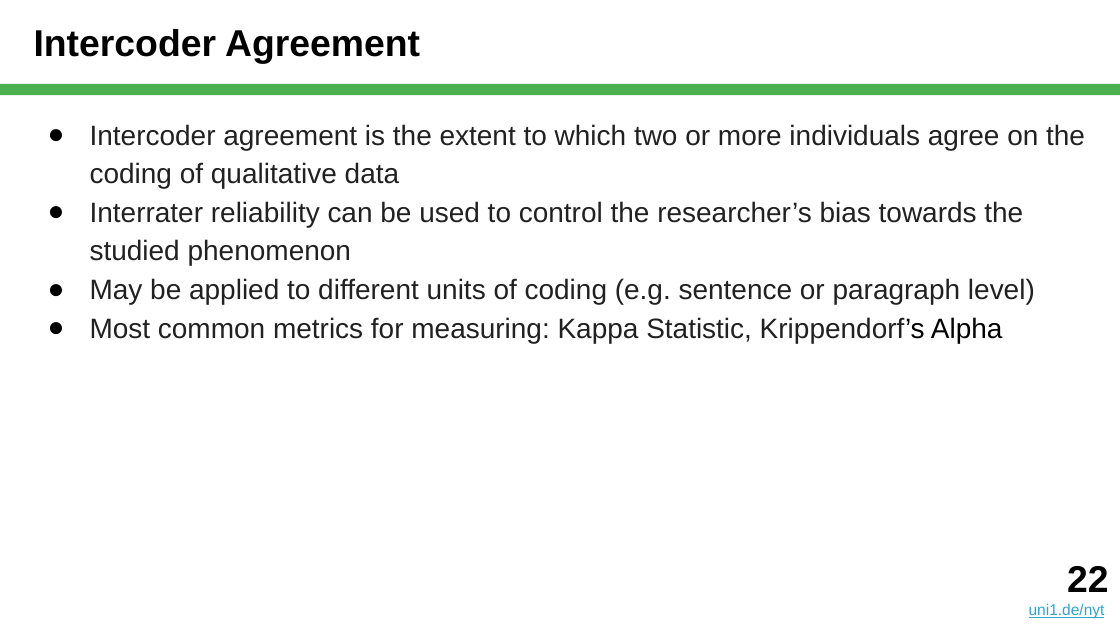
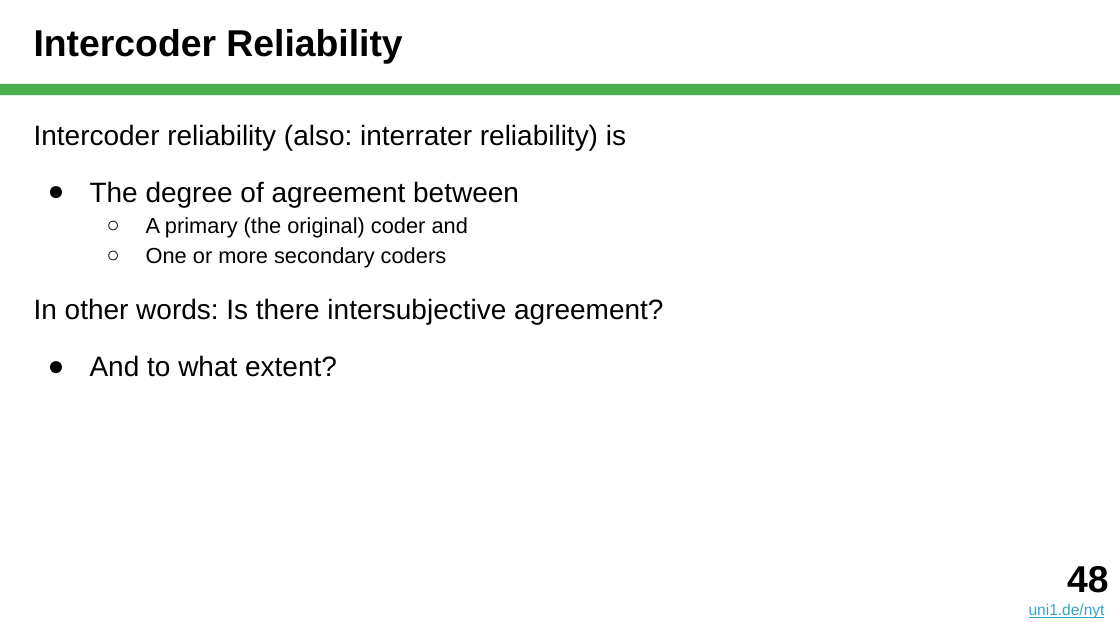
Before and after one commit to dirkriehle/nyt-course, a slide deck: slide 48 of Lecture slides/NYT B03 - Qualitative Data Analysis.pptx (slide 22 before the commit). Drawn at 1120x630 pixels with LibreOffice and Linux fonts; fonts in the diff are those of the drawing. Boxes give left, top, right and bottom in pixels: in the first picture for what was removed or moved away, otherwise in the second. Text is boxed around its words. In the diff, an @@ line names an element or a change of style, - is before the commit and + after.

```diff
--- a/Lecture slides/NYT B03 - Qualitative Data Analysis.pptx
+++ b/Lecture slides/NYT B03 - Qualitative Data Analysis.pptx
@@ title at (34,29,402,64): text changed @@
-Intercoder Agreement
+Intercoder Reliability
@@ text at (34,124,663,377): text changed; text colour #212121 to #000000 @@
-● Intercoder agreement is the extent to which two or more individuals agree on the coding of qualitative data
-● Interrater reliability can be used to control the researcher’s bias towards the studied phenomenon
-● May be applied to different units of coding (e.g. sentence or paragraph level)
-● Most common metrics for measuring: Kappa Statistic, Krippendorf’s Alpha
+Intercoder reliability (also: interrater reliability) is
+● The degree of agreement between
+  ○ A primary (the original) coder and
+  ○ One or more secondary coders
+In other words: Is there intersubjective agreement?
+● And to what extent?
@@ text at (1067,566,1108,593): text changed @@
-22
+48
```
Also in this commit, not shown: 14 other slides changed, 40 slides added, 24 slides removed, 3 other files.
